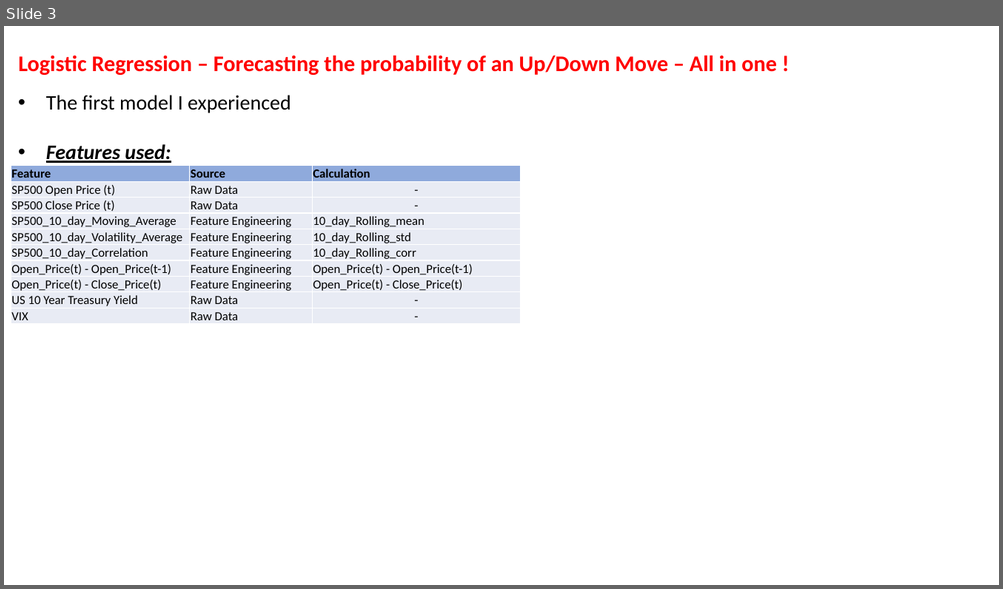
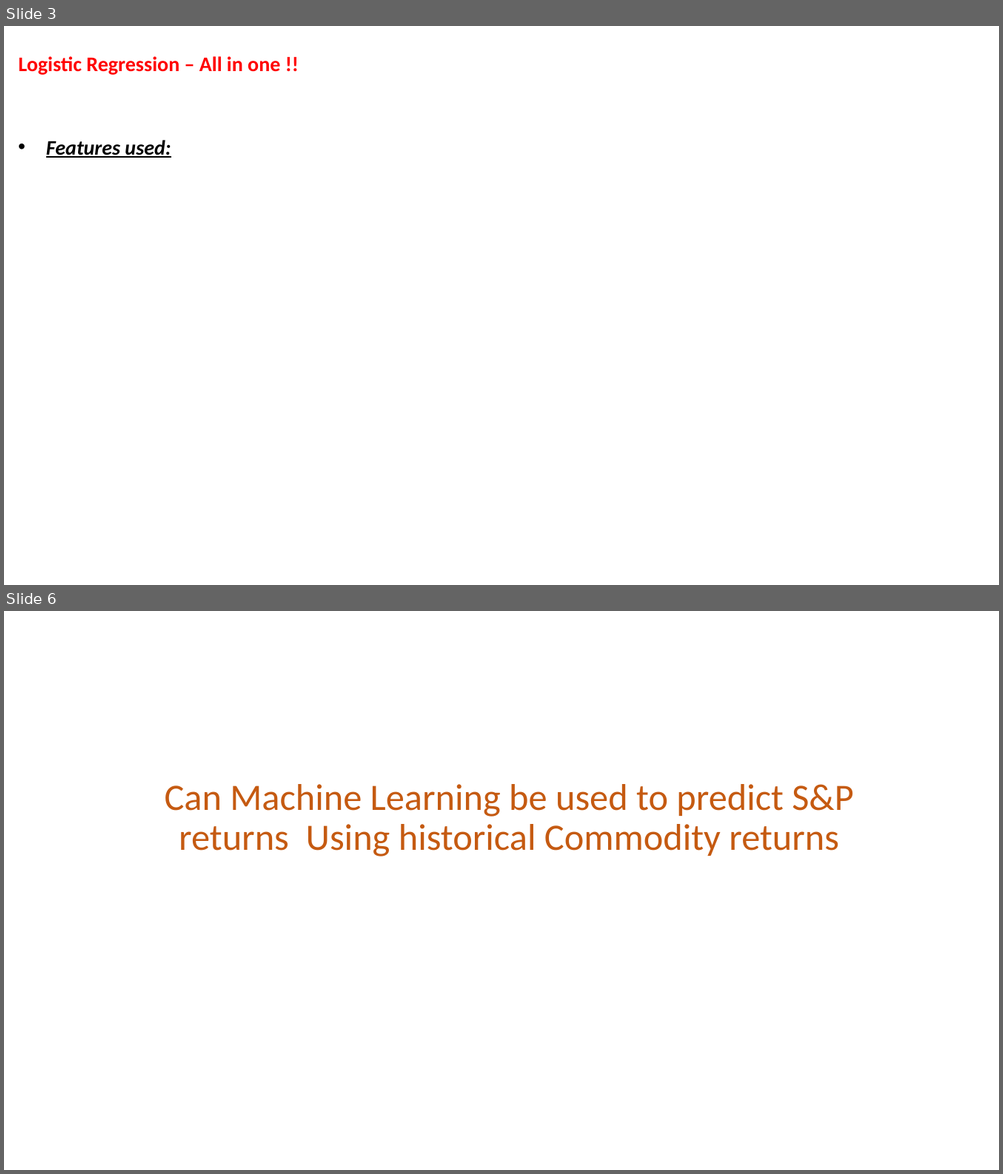
Before and after one commit to gfisherjr/Market_Indicator_Machine_Learning, a slide deck: Dev/Ben/Ben - Machine Learning.pptx. Shown one above the other, each under a label of ours: slide 3 before the commit, slides 3 and 6 after it; the slides between them are not shown. The pictures are 1003x589 and 1003x1174 pixels, drawn with LibreOffice and Linux fonts; fonts in the diff are those of the drawing. Boxes give left, top, right and bottom in pixels: in the first picture for what was removed or moved away, otherwise in the second. Text is boxed around its words. In the diff, an @@ line names an element or a change of style, - is before the commit and + after.

```diff
--- a/Dev/Ben/Ben - Machine Learning.pptx
+++ b/Dev/Ben/Ben - Machine Learning.pptx
@@ slide 6 added at [4,611,999,1170], background #FFFFFF @@
@@ title added at [165,784,854,857], 36 pt, text #C55A11 @@
+Can Machine Learning be used to predict S&P returns Using historical Commodity returns
@@ slide 3 changed as well @@
@@ title at [18,56,280,75]: text changed; size 21.6 to 20 pt @@
-Logistic Regression – Forecasting the probability of an Up/Down Move – All in one !
+Logistic Regression – All in one !!
@@ text at [46,95,291,113]: paragraph removed @@
-• The first model I experienced
@@ table removed at [11,166,521,323], 10 rows, 3 columns @@
-Feature | Source | Calculation
-SP500 Open Price (t) | Raw Data | -
-SP500 Close Price (t) | Raw Data | -
-SP500_10_day_Moving_Average | Feature Engineering | 10_day_Rolling_mean
-SP500_10_day_Volatility_Average | Feature Engineering | 10_day_Rolling_std
-SP500_10_day_Correlation | Feature Engineering | 10_day_Rolling_corr
-Open_Price(t) - Open_Price(t-1) | Feature Engineering | Open_Price(t) - Open_Price(t-1)
-Open_Price(t) - Close_Price(t) | Feature Engineering | Open_Price(t) - Close_Price(t)
-US 10 Year Treasury Yield | Raw Data | -
-VIX | Raw Data | -
```
Also in this commit, not shown: 2 other slides changed, 2 other slides added, 13 other files.
